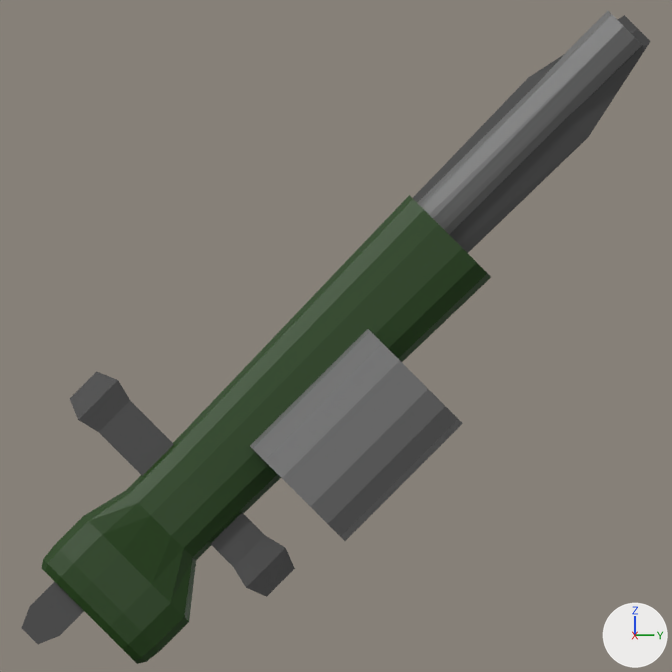
The Blender file Assets/Items/render_icon.blend: old version first, new version second.
Rendered twice from the file's camera 'Camera'. Every picture has the same lights, and +X, +Y and +Z are marked at lower right. The same objects are shown in both versions, whatever each file hides.

Before the edit, the objects in view are built like this:
```python
mat_lmg_grey = principled_material('LMG_grey')
mat_lmg_grey.base_color = (0.168, 0.168, 0.168)  # grey #727272
mat_lmg_main = principled_material('LMG_main')
mat_lmg_main.base_color = (0.0121, 0.055, 0.00198)  # dark green #1d4207
mat_sword_metal = principled_material('sword_metal')
mat_sword_metal.base_color = (0.0637, 0.0637, 0.0637)  # dark grey #474747
me_lmg_mesh = bpy.data.meshes.new('LMG_mesh')
me_lmg_mesh.from_pydata(...)  # 166 vertices, 136 faces; spans x -3.2..3.2, y -6.6..1.5, z -13.4..18.5
# faces by material slot: [98, 38]
me_lmg_mesh.materials.append(mat_lmg_main)  # dark green #1d4207
me_lmg_mesh.materials.append(mat_lmg_grey)  # grey #727272
me_longsword_mesh = bpy.data.meshes.new('longsword_mesh')
me_longsword_mesh.from_pydata(...)  # 90 vertices, 88 faces; spans x -0.12..0.12, y -0.85..0.85, z -1.31..3.93
# faces by material slot: [76, 12]
me_longsword_mesh.materials.append(mat_sword_metal)  # dark grey #474747
me_longsword_mesh.materials.append(mat_sword_grip)  # brown #442d19
ob_lmg = bpy.data.objects.new('LMG', me_lmg_mesh)
ob_lmg.location = (0.0, 1.264, 1.339)
ob_lmg.rotation_euler = (2.356, 0.0, 0.0)  # degrees (135, 0, 0)
ob_lmg.scale = (0.152, 0.152, 0.152)
ob_longsword_model = bpy.data.objects.new('longsword_model', me_longsword_mesh)
ob_longsword_model.location = (0.0, 0.0, 0.0)
ob_longsword_model.rotation_euler = (-0.785, 0.0, 0.0)  # degrees (-45, 0, 0)
```
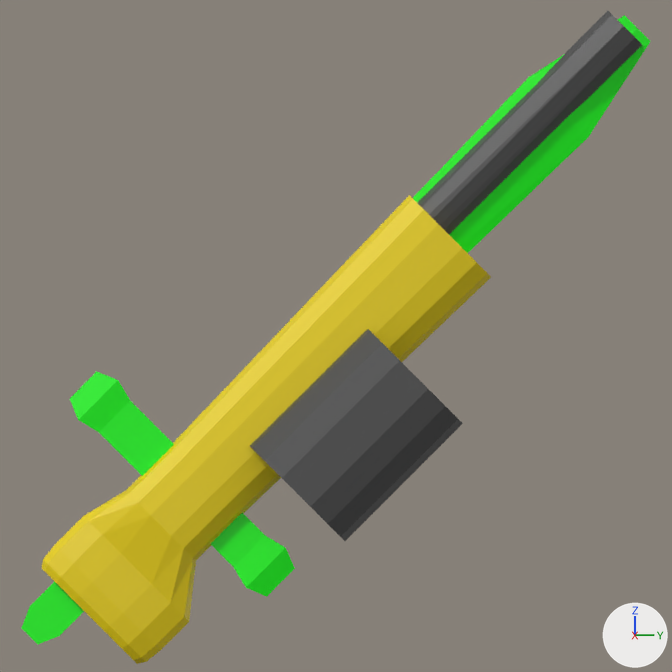
Pixel boxes [x1, y1, x2, y2] of what changed, in the pictures (672 x 672 px):
```json
{"object": "LMG", "change": "recoloured", "before": [42, 11, 642, 664], "after": [42, 11, 642, 664]}
{"object": "longsword_model", "change": "recoloured", "before": [22, 15, 651, 644], "after": [22, 15, 651, 644], "on screen": "grey to green"}
```

Edits to the scene script, one JSON object a line:
```json
{"op": "set", "path": "mat_sword_metal.base_color", "old": "(0.0637, 0.0637, 0.0637)", "new": "(0.0, 1.0, 0.0019)", "note": "dark grey #474747 -> green #00ff06"}
{"op": "set", "path": "mat_lmg_main.base_color", "old": "(0.0121, 0.055, 0.00198)", "new": "(0.855, 0.659, 0.0)", "note": "dark green #1d4207 -> yellow #eed400"}
{"op": "set", "path": "mat_lmg_grey.base_color", "old": "(0.168, 0.168, 0.168)", "new": "(0.0732, 0.0732, 0.0732)", "note": "grey #727272 -> dark grey #4c4c4c"}
```
